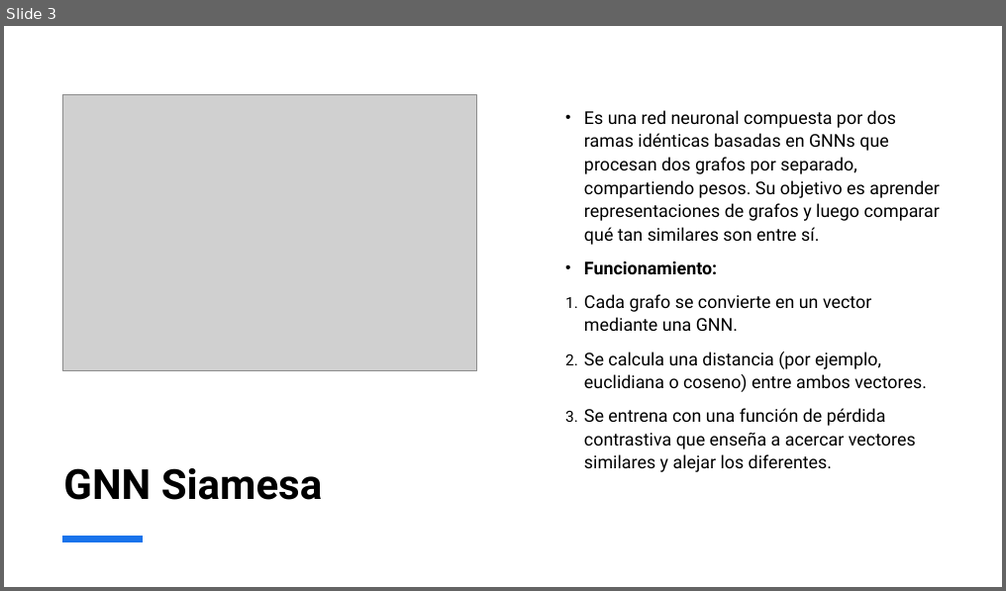
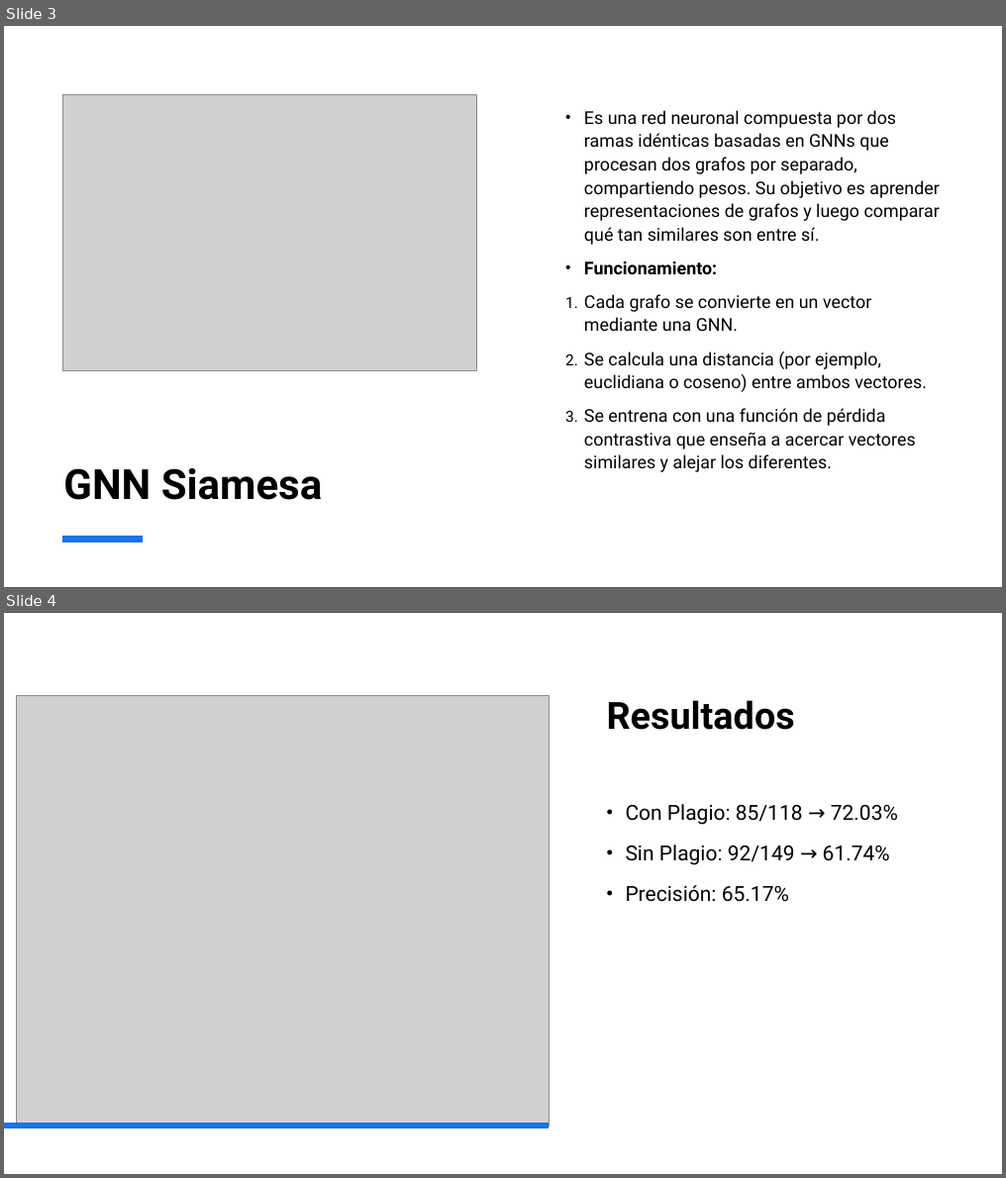
Before and after one commit to ricardo020202/plagiarism-detector, a slide deck: docs/Detección de plagio de código fuente mediante inteligencia.pptx. Shown one above the other, each under a label of ours: slide 3 before the commit, slides 3 and 4 after it. The pictures are 1006x591 and 1006x1178 pixels, drawn with LibreOffice and Linux fonts; fonts in the diff are those of the drawing; grey boxes stand for pictures. Boxes give left, top, right and bottom in pixels: in the first picture for what was removed or moved away, otherwise in the second. Text is boxed around its words. In the diff, an @@ line names an element or a change of style, - is before the commit and + after.

```diff
--- a/docs/Detección de plagio de código fuente mediante inteligencia.pptx
+++ b/docs/Detección de plagio de código fuente mediante inteligencia.pptx
@@ slide 4 added at box(4, 613, 1002, 1174), background #FFFFFF @@
@@ picture added at box(16, 695, 549, 1127) @@
@@ title added at box(607, 700, 795, 730), 36 pt, text #000000, bold @@
+Resultados
@@ text added at box(626, 804, 898, 902), 20 pt, text #000000 @@
+• Con Plagio: 85/118 → 72.03%
+• Sin Plagio: 92/149 → 61.74%
+• Precisión: 65.17%
@@ line added from (4, 1126) to (549, 1126), #1973EB 6 pt @@
```
Also in this commit, not shown: 1 other slide added, 2 slides removed.
